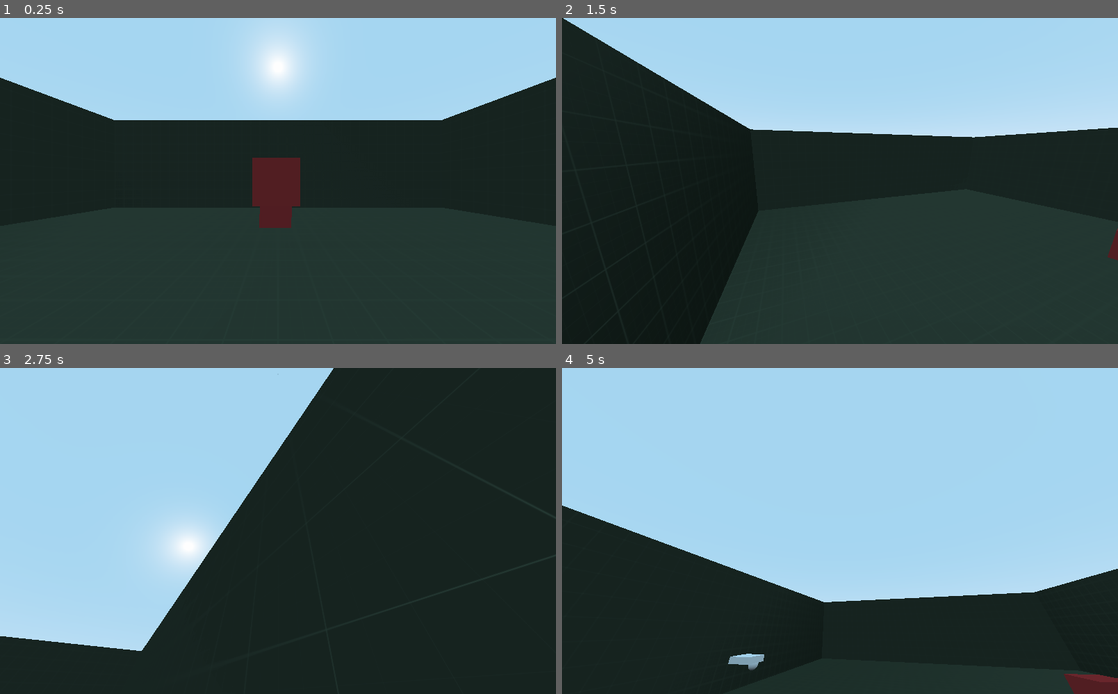
Above: before the commit, frames 1-4 (two rows, left to right).
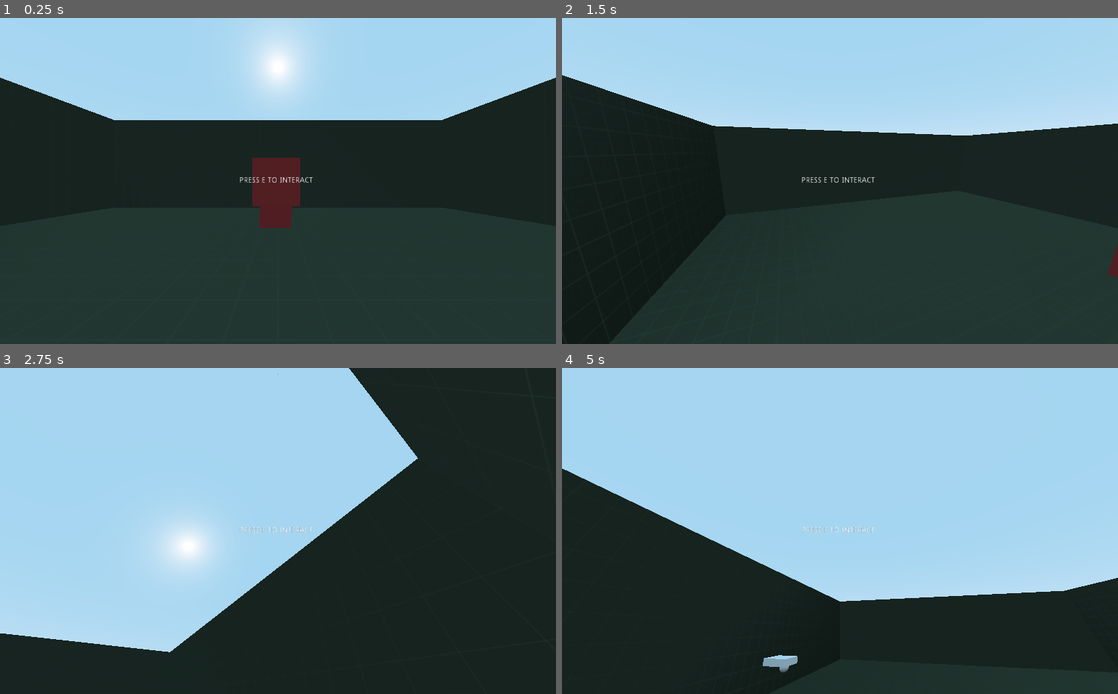
Above: after the commit, the same moments.

Repository: DocentSzachista/PiPG-demo
Game: Godot game, scene res://Main.tscn
Two runs of this game, one before a commit and one after it. Both use one fixed random seed, a clock stepped at 60 frames per second and the inputs below. The project has no main scene, so this scene is started directly.
Inputs (mouse positions are in pixels of both pictures, inside the frame that each line leads up to):
- Up to frame 1 (0.25 s): no input
- Up to frame 2 (1.5 s): tap E (interact) at 0.5, 1.35 s; move the mouse to (962, 164) at 0.52 s; hold D (move_right) 0.53-1.28 s; hold E (interact) 0.53-1.28 s; tap Space (jump) at 0.77 s; move the mouse to (728, 197) at 1.27 s; hold S (move_backward) from 1.28 s (still down)
- Up to frame 3 (2.75 s): tap Space (jump) at 1.52 s; tap E (interact) at 2, 2.3 s; move the mouse to (333, 459) at 2.02 s; release S (move_backward) at 2.03 s; hold D (move_right) from 2.03 s (still down); hold W (move_foward) from 2.03 s (still down)
- Up to frame 4 (5 s): tap E (interact) at 2.75, 2.85, 3.5, 4.55 s; move the mouse to (812, 596) at 2.77 s; release W (move_foward) at 2.78 s; tap Space (jump) at 3.02, 3.77, 4.52 s; move the mouse to (1006, 579) at 3.52 s; release D (move_right) at 3.53 s; hold E (interact) 3.53-4.28 s; hold A (move_left) from 3.53 s (still down); tap Escape (ui_cancel) at 4.15 s; move the mouse to (673, 482) at 4.27 s; tap W (move_foward) at 4.35 s

The runs differ from the first frame. In frame 1, 0.1% of the frame differs, in the area x 43-57%, y 48-51%; in frame 2, 7.2%; in frame 3, 13%, in the area x 0-76%, y 0-88%; in frame 4, 4.6%.

Commit message:
First two puzzles

Diff:
--- /dev/null
+++ b/Demo-version/DemoLvl.tscn
@@ -0,0 +1,100 @@
+[gd_scene load_steps=9 format=2]
+
+[ext_resource path="res://assets/Player/Player.tscn" type="PackedScene" id=1]
+[ext_resource path="res://prototype-graphics/world_triplanar.tres" type="Material" id=2]
+[ext_resource path="res://assets/Interactibles/FloorButton.tscn" type="PackedScene" id=3]
+[ext_resource path="res://assets/Interactibles/Cube.tscn" type="PackedScene" id=4]
+[ext_resource path="res://assets/LevelElements/Bridge.tscn" type="PackedScene" id=5]
+[ext_resource path="res://assets/Interactibles/Terminal.tscn" type="PackedScene" id=6]
+[ext_resource path="res://assets/CommandInterpreter/Commands/MoveCommand.gd" type="Script" id=7]
+
+[sub_resource type="SpatialMaterial" id=1]
+flags_transparent = true
+albedo_color = Color( 0.521569, 0.521569, 0.521569, 0.156863 )
+
+[node name="DemoLvl" type="Spatial"]
+
+[node name="Player" parent="." instance=ExtResource( 1 )]
+transform = Transform( 1, 0, 0, 0, 1, 0, 0, 0, 1, 0.663948, 1.86954, 2.23347 )
+reset_point = Vector3( 0.664, 1.87, 2.233 )
+
+[node name="Level1Stuff" type="Spatial" parent="."]
+
+[node name="FloorButton" parent="Level1Stuff" instance=ExtResource( 3 )]
+transform = Transform( 1, 0, 0, 0, 1, 0, 0, 0, 1, 0, 0, -6 )
+min_mass = 3.0
+
+[node name="Cube" parent="Level1Stuff" instance=ExtResource( 4 )]
+transform = Transform( 1, 0, 0, 0, 1, 0, 0, 0, 1, 5.45566, 0.886458, -7.70492 )
+mass = 2.0
+
+[node name="Cube2" parent="Level1Stuff" instance=ExtResource( 4 )]
+transform = Transform( 1, 0, 0, 0, 1, 0, 0, 0, 1, 4.21841, 0.886458, -6.11185 )
+mass = 2.0
+
+[node name="Bridge" parent="Level1Stuff" instance=ExtResource( 5 )]
+transform = Transform( 1, 0, 0, 0, 1, 0, 0, 0, 10, 0, 0, -20 )
+
+[node name="Level2Stuff" type="Spatial" parent="."]
+
+[node name="Button" parent="Level2Stuff" groups=["move_target"] instance=ExtResource( 3 )]
+transform = Transform( 1, 0, 0, 0, 1, 0, 0, 0, 1, 0, 0, -46 )
+
+[node name="Cube" parent="Level2Stuff" groups=["moveable"] instance=ExtResource( 4 )]
+transform = Transform( 1, 0, 0, 0, 1, 0, 0, 0, 1, -4.70155, 1.94052, -36.115 )
+
+[node name="Terminal" parent="Level2Stuff" instance=ExtResource( 6 )]
+transform = Transform( -4.37114e-08, 0, 1, 0, 1, 0, -1, 0, -4.37114e-08, -3.86309, 2, -40.2144 )
+
+[node name="TestConsole" parent="Level2Stuff/Terminal/ColorRect" index="0"]
+_commands = [ ExtResource( 7 ) ]
+
+[node name="Bridge2" parent="Level2Stuff" instance=ExtResource( 5 )]
+transform = Transform( 1, 0, 0, 0, 1, 0, 0, 0, 10, 0, 0, -60 )
+
+[node name="CSGCombiner" type="CSGCombiner" parent="."]
+use_collision = true
+
+[node name="Platform1" type="CSGBox" parent="CSGCombiner"]
+transform = Transform( 1, 0, 0, 0, 1, 0, 0, 0, 1, 0, -0.5, 0 )
+width = 20.0
+height = 1.0
+depth = 20.0
+material = ExtResource( 2 )
+
+[node name="Platform2" type="CSGBox" parent="CSGCombiner"]
+transform = Transform( 1, 0, 0, 0, 1, 0, 0, 0, 1, 0, -0.5, -40 )
+width = 20.0
+height = 1.0
+depth = 20.0
+material = ExtResource( 2 )
+
+[node name="Platform3" type="CSGBox" parent="CSGCombiner"]
+transform = Transform( 1, 0, 0, 0, 1, 0, 0, 0, 1, 0, -0.5, -80 )
+width = 20.0
+height = 1.0
+depth = 20.0
+material = ExtResource( 2 )
+
+[node name="Cage" type="CSGBox" parent="CSGCombiner"]
+transform = Transform( 1, 0, 0, 0, 1, 0, 0, 0, 1, -5.31339, 2, -36.5825 )
+width = 4.0
+height = 4.0
+depth = 4.0
+material = SubResource( 1 )
+
+[node name="Cage2" type="CSGBox" parent="CSGCombiner/Cage"]
+operation = 1
+width = 3.8
+height = 3.8
+depth = 3.8
+material = SubResource( 1 )
+
+[node name="DirectionalLight" type="DirectionalLight" parent="."]
+transform = Transform( 0.489809, -0.65272, 0.577965, 0, 0.662934, 0.748678, -0.87183, -0.366709, 0.324711, 0, 4.39904, 0 )
+shadow_enabled = true
+
+[connection signal="toggled" from="Level1Stuff/FloorButton" to="Level1Stuff/Bridge" method="toggle_bridge"]
+[connection signal="toggled" from="Level2Stuff/Button" to="Level2Stuff/Bridge2" method="toggle_bridge"]
+
+[editable path="Level2Stuff/Terminal"]
--- a/Demo-version/Main.tscn
+++ b/Demo-version/Main.tscn
@@ -83,6 +83,7 @@
 script = ExtResource( 7 )
 
 [node name="AnimationPlayer" type="AnimationPlayer" parent="MovingPlatform"]
+playback_process_mode = 0
 anims/RESET = SubResource( 7 )
 anims/move = SubResource( 8 )
 
--- a/Demo-version/assets/CommandInterpreter/Commands/CalcCommand.gd
+++ b/Demo-version/assets/CommandInterpreter/Commands/CalcCommand.gd
@@ -2,6 +2,9 @@
 
 func get_name() -> String:
 	return "calc"
+
+func get_help() -> String:
+	return "calc <EXPRESSION>: calculates an expression"
 
 func run(args: Array, enviroment: CommandEnviroment) -> CommandReturnValue:
 	var ret_val := CommandReturnValue.new()
--- a/Demo-version/assets/CommandInterpreter/Commands/EchoCommand.gd
+++ b/Demo-version/assets/CommandInterpreter/Commands/EchoCommand.gd
@@ -2,6 +2,9 @@
 
 func get_name() -> String:
 	return "echo"
+
+func get_help() -> String:
+	return "echo [ARGS...]: prints the arguments to the screen"
 
 func run(args: Array, _enviroment: CommandEnviroment) -> CommandReturnValue:
 	var ret_val := CommandReturnValue.new()
--- a/Demo-version/assets/CommandInterpreter/Commands/GetCommand.gd
+++ b/Demo-version/assets/CommandInterpreter/Commands/GetCommand.gd
@@ -3,11 +3,15 @@
 func get_name() -> String:
 	return "get"
 
+func get_help() -> String:
+	return "get <VARIABLE NAME>: gets the variable value"
+
 func run(args: Array, enviroment: CommandEnviroment) -> CommandReturnValue:
 	var ret_val := CommandReturnValue.new()
 	if len(args) == 0:
-		ret_val.is_valid = false
-		ret_val.result = "get requires one argument with the variable name"
+		ret_val.is_valid = true
+		for v in enviroment._variables:
+			ret_val.result += '%s: %s\n' % [v, enviroment.get_variable(v)]
 	else:
 		ret_val.is_valid = true
 		ret_val.result = enviroment.get_variable(args[0])
--- /dev/null
+++ b/Demo-version/assets/CommandInterpreter/Commands/HelpCommand.gd
@@ -0,0 +1,25 @@
+extends Reference
+
+var commands := []
+
+func get_name() -> String:
+	return "help"
+
+func get_help() -> String:
+	return "help [command_name]: print the help information"
+
+func run(args: Array, _enviroment: CommandEnviroment) -> CommandReturnValue:
+	var ret_val := CommandReturnValue.new()
+	if len(args) == 0:
+		ret_val.is_valid = true
+		for cmd in commands:
+			ret_val.result += "%s\n" % cmd.get_help()
+	else:
+		for cmd in commands:
+			if cmd.get_name() == args[0]:
+				ret_val.is_valid = true
+				ret_val.result = cmd.get_help()
+				return ret_val
+		ret_val.is_valid = false
+		ret_val.result = "'%s' is no a command name"
+	return ret_val
--- /dev/null
+++ b/Demo-version/assets/CommandInterpreter/Commands/MoveCommand.gd
@@ -0,0 +1,55 @@
+extends Reference
+
+func get_name() -> String:
+	return "move"
+
+func get_help() -> String:
+	return "move <OBJ_NAME> <TO_OBJECT>: moves OBJ_NAME to TO_OBJECT"
+
+func run(args: Array, enviroment: CommandEnviroment) -> CommandReturnValue:
+	var ret_val := CommandReturnValue.new()
+	var root = enviroment._variables["_root"]
+	if len(args) == 0:
+		ret_val.is_valid = true
+		ret_val.result = "Moveables:\n"
+		for node in root.get_nodes_in_group("moveable"):
+			ret_val.result += "\t%s\n" % node.name
+		ret_val.result += "Move targets:\n"
+		for node in root.get_nodes_in_group("move_target"):
+			ret_val.result += "\t%s\n" % node.name
+		return ret_val
+
+	if len(args) != 2:
+		ret_val.is_valid = false
+		ret_val.result = "move expects 2 arguments"
+		return ret_val
+
+	var obj = null
+	var to = null
+	for node in root.get_nodes_in_group("moveable"):
+		if obj == null:
+			if node.name == args[0]:
+				obj = node
+		if to == null:
+			if node.name == args[1]:
+				to = node
+	if not to:
+		for node in root.get_nodes_in_group("move_target"):
+			if node.name == args[1]:
+				to = node
+				break
+
+	if not obj:
+		ret_val.is_valid = false
+		ret_val.result = "object '%s' doesn't exist" % args[0]
+		return ret_val
+
+	if not to:
+		ret_val.is_valid = false
+		ret_val.result = "object '%s' doesn't exist" % args[1]
+		return ret_val
+
+	obj.global_transform.origin = to.global_transform.origin + Vector3(0, 2, 0)
+	ret_val.is_valid = true
+	ret_val.result = "moved!"
+	return ret_val
--- a/Demo-version/assets/CommandInterpreter/Commands/SetCommand.gd
+++ b/Demo-version/assets/CommandInterpreter/Commands/SetCommand.gd
@@ -2,6 +2,9 @@
 
 func get_name() -> String:
 	return "set"
+
+func get_help() -> String:
+	return "set <NAME> <VALUE>: sets the variable"
 
 func run(args: Array, enviroment: CommandEnviroment) -> CommandReturnValue:
 	var ret_val := CommandReturnValue.new()
@@ -9,6 +12,10 @@
 		ret_val.is_valid = false
 		ret_val.result = "set requires 2 arguments, the name and the value of the variable"
 	else:
-		enviroment.set_variable(args[0], args[1])
-		ret_val.is_valid = true
+		if args[0].begins_with("_"):
+			ret_val.is_valid = false
+			ret_val.result = "variable names can't start with the underscore '_'"
+		else:
+			enviroment.set_variable(args[0], args[1])
+			ret_val.is_valid = true
 	return ret_val
--- a/Demo-version/assets/CommandInterpreter/Interpreter.gd
+++ b/Demo-version/assets/CommandInterpreter/Interpreter.gd
@@ -104,6 +104,7 @@
 	for command in command_array:
 		assert(command.has_method("get_name"), "Command has to have a 'get_name' method")
 		assert(command.has_method("run"), "Command '%s' has to have a 'run' method" % command.get_name())
+		assert(command.has_method("get_help"), "Command '%s' has to have a 'get_help' method" % command.get_name())
 		_commands[command.get_name()] = command
 
 # Sets the current enviroment on which the commands will be executed on
--- a/Demo-version/assets/CommandInterpreter/TestConsole.gd
+++ b/Demo-version/assets/CommandInterpreter/TestConsole.gd
@@ -4,18 +4,19 @@
 
 var _interpreter := Interpreter.new()
 var _env := CommandEnviroment.new()
-var _commands := [
-	preload("res://assets/CommandInterpreter/Commands/EchoCommand.gd").new(),
-	preload("res://assets/CommandInterpreter/Commands/SetCommand.gd").new(),
-	preload("res://assets/CommandInterpreter/Commands/GetCommand.gd").new(),
-	preload("res://assets/CommandInterpreter/Commands/CalcCommand.gd").new(),
-]
+export(Array, Script) var _commands := []
 
 func _display_text(text: String) -> void:
 	console.text += "%s\n" % text
 
 func _ready() -> void:
+	for i in len(_commands):
+		_commands[i] = _commands[i].new()
+
+	_commands.push_front(preload("res://assets/CommandInterpreter/Commands/HelpCommand.gd").new())
+	_commands[0].commands = _commands
 	_interpreter.load_commands(_commands)
+	_env._variables["_root"] = get_tree()
 	_env.set_display_callback(funcref(self, "_display_text"))
 	_interpreter.set_enviroment(_env)
 
--- /dev/null
+++ b/Demo-version/assets/Interactibles/Cube.gd
@@ -0,0 +1,10 @@
+extends RigidBody
+
+export(float) var reset_height := -10
+
+onready var reset_point := global_transform.origin
+
+func _physics_process(delta: float) -> void:
+	if global_transform.origin.y <= reset_height:
+		global_transform.origin = reset_point
+		linear_velocity = Vector3.ZERO
--- /dev/null
+++ b/Demo-version/assets/Interactibles/Cube.tscn
@@ -0,0 +1,20 @@
+[gd_scene load_steps=5 format=2]
+
+[ext_resource path="res://prototype-graphics/prot_dark_mat.tres" type="Material" id=1]
+[ext_resource path="res://assets/Interactibles/Cube.gd" type="Script" id=2]
+
+[sub_resource type="BoxShape" id=1]
+extents = Vector3( 0.5, 0.5, 0.5 )
+
+[sub_resource type="CubeMesh" id=2]
+size = Vector3( 1, 1, 1 )
+
+[node name="Cube" type="RigidBody"]
+script = ExtResource( 2 )
+
+[node name="CollisionShape" type="CollisionShape" parent="."]
+shape = SubResource( 1 )
+
+[node name="MeshInstance" type="MeshInstance" parent="."]
+mesh = SubResource( 2 )
+material/0 = ExtResource( 1 )
--- /dev/null
+++ b/Demo-version/assets/Interactibles/FloorButton.gd
@@ -0,0 +1,37 @@
+extends Spatial
+
+const ON_MATERIAL := preload("res://prototype-graphics/FloorButtonOn.tres")
+const OFF_MATERIAL := preload("res://prototype-graphics/FloorButtonOff.tres")
+
+signal toggled(state)
+
+export(float) var min_mass := 1
+
+onready var area := $Area
+onready var button_mesh := $GFX/MeshInstance2
+
+var state := false
+
+func _check_state() -> void:
+	var current_mass := 0
+	for body in area.get_overlapping_bodies():
+		if body is RigidBody:
+			current_mass += body.mass
+		elif body is KinematicBody:
+			current_mass = min_mass + 1
+	if current_mass >= min_mass:
+		if not state:
+			state = true
+			button_mesh.material_override = ON_MATERIAL
+			emit_signal("toggled", state)
+	else:
+		if state:
+			state = false
+			button_mesh.material_override = OFF_MATERIAL
+			emit_signal("toggled", state)
+
+func _on_Area_body_entered(_body: Node) -> void:
+	_check_state()
+
+func _on_Area_body_exited(_body: Node) -> void:
+	_check_state()
--- /dev/null
+++ b/Demo-version/assets/Interactibles/FloorButton.tscn
@@ -0,0 +1,51 @@
+[gd_scene load_steps=7 format=2]
+
+[ext_resource path="res://assets/Interactibles/FloorButton.gd" type="Script" id=1]
+[ext_resource path="res://prototype-graphics/FloorButtonOff.tres" type="Material" id=2]
+
+[sub_resource type="CylinderMesh" id=1]
+height = 0.2
+
+[sub_resource type="CylinderMesh" id=2]
+top_radius = 0.9
+bottom_radius = 0.9
+height = 0.2
+
+[sub_resource type="CylinderShape" id=4]
+height = 0.3
+
+[sub_resource type="CylinderShape" id=5]
+radius = 0.9
+
+[node name="FloorButton" type="Spatial"]
+script = ExtResource( 1 )
+
+[node name="GFX" type="StaticBody" parent="."]
+
+[node name="MeshInstance" type="MeshInstance" parent="GFX"]
+transform = Transform( 1, 0, 0, 0, 1, 0, 0, 0, 1, 0, 0.1, 0 )
+mesh = SubResource( 1 )
+skeleton = NodePath("../..")
+material/0 = null
+
+[node name="MeshInstance2" type="MeshInstance" parent="GFX"]
+transform = Transform( 1, 0, 0, 0, 1, 0, 0, 0, 1, 0, 0.193927, 0 )
+mesh = SubResource( 2 )
+skeleton = NodePath("../..")
+material/0 = ExtResource( 2 )
+
+[node name="CollisionShape" type="CollisionShape" parent="GFX"]
+transform = Transform( 1, 0, 0, 0, 1, 0, 0, 0, 1, 0, 0.15, 0 )
+shape = SubResource( 4 )
+
+[node name="Area" type="Area" parent="."]
+collision_layer = 2
+input_ray_pickable = false
+monitorable = false
+
+[node name="CollisionShape" type="CollisionShape" parent="Area"]
+transform = Transform( 1, 0, 0, 0, 1, 0, 0, 0, 1, 0, 1.334, 0 )
+shape = SubResource( 5 )
+
+[connection signal="body_entered" from="Area" to="." method="_on_Area_body_entered"]
+[connection signal="body_exited" from="Area" to="." method="_on_Area_body_exited"]
--- /dev/null
+++ b/Demo-version/assets/Interactibles/Terminal.gd
@@ -0,0 +1,24 @@
+extends StaticBody
+
+const interactible_text := "Terminal"
+
+var enabled := false
+var player : Player
+
+onready var console := $ColorRect
+
+func _ready() -> void:
+	console.visible = false
+
+func _toggle_state(enable: bool) -> void:
+	player.toggle_controlls(not enable)
+	enabled = enable
+	console.visible = enable
+
+func interact(player: Player) -> void:
+	self.player = player
+	_toggle_state(true)
+
+func _unhandled_input(event: InputEvent) -> void:
+	if enabled and event.is_action_pressed("ui_cancel"):
+		_toggle_state(false)
--- /dev/null
+++ b/Demo-version/assets/Interactibles/Terminal.tscn
@@ -0,0 +1,33 @@
+[gd_scene load_steps=7 format=2]
+
+[ext_resource path="res://assets/CommandInterpreter/TestConsole.tscn" type="PackedScene" id=1]
+[ext_resource path="res://assets/Interactibles/Terminal.gd" type="Script" id=2]
+[ext_resource path="res://assets/CommandInterpreter/Commands/EchoCommand.gd" type="Script" id=3]
+
+[sub_resource type="CubeMesh" id=1]
+size = Vector3( 1.701, 1, 0.2 )
+
+[sub_resource type="SpatialMaterial" id=2]
+albedo_color = Color( 0, 0, 0, 1 )
+metallic_specular = 0.94
+
+[sub_resource type="BoxShape" id=3]
+extents = Vector3( 0.851, 0.5, 0.1 )
+
+[node name="Terminal" type="StaticBody" groups=["interactibles"]]
+script = ExtResource( 2 )
+
+[node name="MeshInstance" type="MeshInstance" parent="."]
+mesh = SubResource( 1 )
+material/0 = SubResource( 2 )
+
+[node name="CollisionShape" type="CollisionShape" parent="."]
+shape = SubResource( 3 )
+
+[node name="ColorRect" type="ColorRect" parent="."]
+anchor_right = 1.0
+anchor_bottom = 1.0
+color = Color( 0, 0, 0, 1 )
+
+[node name="TestConsole" parent="ColorRect" instance=ExtResource( 1 )]
+_commands = [ ExtResource( 3 ) ]
--- /dev/null
+++ b/Demo-version/assets/LevelElements/Bridge.gd
@@ -0,0 +1,8 @@
+extends StaticBody
+
+func _ready() -> void:
+	toggle_bridge(false)
+
+func toggle_bridge(state: bool) -> void:
+	visible = state
+	$CollisionShape.disabled = not state
--- /dev/null
+++ b/Demo-version/assets/LevelElements/Bridge.tscn
@@ -0,0 +1,22 @@
+[gd_scene load_steps=5 format=2]
+
+[ext_resource path="res://assets/LevelElements/Bridge.gd" type="Script" id=1]
+[ext_resource path="res://prototype-graphics/world_triplanar.tres" type="Material" id=2]
+
+[sub_resource type="CubeMesh" id=1]
+size = Vector3( 2, 0.5, 2 )
+
+[sub_resource type="BoxShape" id=2]
+extents = Vector3( 1, 0.25, 1 )
+
+[node name="Bridge" type="StaticBody"]
+script = ExtResource( 1 )
+
+[node name="MeshInstance" type="MeshInstance" parent="."]
+transform = Transform( 1, 0, 0, 0, 1, 0, 0, 0, 1, 0, -0.25, 0 )
+mesh = SubResource( 1 )
+material/0 = ExtResource( 2 )
+
+[node name="CollisionShape" type="CollisionShape" parent="."]
+transform = Transform( 1, 0, 0, 0, 1, 0, 0, 0, 1, 0, -0.25, 0 )
+shape = SubResource( 2 )
--- a/Demo-version/assets/Player/InteractionHandler.gd
+++ b/Demo-version/assets/Player/InteractionHandler.gd
@@ -3,15 +3,22 @@
 export var drop_distance := 1.5
 export var max_grab_mass := 2.0
 export var velocity_mult := 1.0
+export(NodePath) var player_path
 
 onready var _raycast := $InteractionRayCast
-onready var _interaction_label = get_node("/root/Main/Control/InteractionLabel")
+#onready var _interaction_label = get_node("/root/Main/Control/InteractionLabel")
 
 var _picked_object : RigidBody
 var _last_interact_obj = null
+var _intract_pressed := false
+onready var _player := get_node(player_path)
 # Called when the node enters the scene tree for the first time.
 func _ready():
 	_set_text(null) # Replace with function body.
+
+func _input(event: InputEvent) -> void:
+	if _player._has_input:
+		_intract_pressed = event.is_action_pressed("interact")
 
 func _physics_process(_delta : float):
 	if _picked_object == null:
@@ -22,34 +29,35 @@
 
 # check for items that can be interacted with
 func _check_interactions()->void:
-
 	if  _raycast.is_colliding() :
 		var collider = _raycast.get_collider()
 		if   collider is RigidBody:
 
 			if collider.mass <= max_grab_mass:
 				_set_text("Press E to pickup box")
-				if Input.is_action_just_pressed("interact"):
+				if _intract_pressed:
 					_picked_object = collider as RigidBody
 					_raycast.enabled = false
 			else :
 				_set_text("Too heavy")
 		elif collider.is_in_group("interactibles")  && collider.has_method("interact") :
 			_set_text("Press E to interact with %s" %collider.interactible_text)
-			if Input.is_action_just_pressed("interact"):
-				collider.interact()
+			if _intract_pressed:
+				collider.interact(_player)
 	else:
 		_set_text(null)
+	_intract_pressed = false
 
 
 
 # Updates the held rigidbody velocity and held state
 func _update_held_rb() -> void:
 	var direction := global_transform.origin - _picked_object.global_transform.origin
-	if direction.length() > drop_distance:
+	if direction.length() > drop_distance or _intract_pressed:
 		_drop_rb()
 	else:
 		_picked_object.linear_velocity =  direction * velocity_mult / 2
+	_intract_pressed = false
 
 # Drops the held rigidbody
 func _drop_rb() -> void:
@@ -58,9 +66,10 @@
 
 
 func _set_text(text)->void:
-	if text == null:
-		_interaction_label.set_text("")
-		_interaction_label.set_visible(false)
-	else:
-		_interaction_label.set_text(text)
-		_interaction_label.set_visible(true)
+	pass
+#	if text == null:
+#		_interaction_label.set_text("")
+#		_interaction_label.set_visible(false)
+#	else:
+#		_interaction_label.set_text(text)
+#		_interaction_label.set_visible(true)
--- a/Demo-version/assets/Player/Player.gd
+++ b/Demo-version/assets/Player/Player.gd
@@ -1,3 +1,4 @@
+class_name Player
 extends KinematicBody
 # EXPORT VARIABLES #
 export var speed := 10.0
@@ -7,20 +8,25 @@
 export var gravity := 20.0
 export var sensitivity := 1.0
 export var push_strength = 2.0
+
+export(Vector3) var reset_point := Vector3.ZERO
+export (float) var reset_height := -10
+
 # SCRIPT VARIABLES
 var _velocity = Vector3.ZERO
 
 var _jumped = false
 var lookSensitivity = 10.0
 var sensivity_factor = 0.35
+var _has_input := true
 onready var _head := $Head
 
 # SYSTEM VARIABLES
 
-func _ready():
-	pass # Replace with function body.
+func _input(event):
+	if not _has_input:
+		return
 
-func _input(event):
 	if event is InputEventMouseMotion:
 		rotate_y(deg2rad(-event.relative.x * sensitivity * sensivity_factor))
 		_head.rotate_x(deg2rad(-event.relative.y * sensitivity * sensivity_factor) )
@@ -28,8 +34,10 @@
 	if event.is_action_pressed("jump"):
 		_jumped = true
 
-
 func _physics_process(delta) -> void:
+	if global_transform.origin.y <= reset_height:
+		global_transform.origin = reset_point
+		_velocity = Vector3.ZERO
 
 	var snap = Vector3.ZERO
 	var acc = in_air_acceleration
@@ -42,8 +50,11 @@
 		if _jumped :
 			curr_y = sqrt(2 * jump_height * gravity)
 			_jumped = false
+		else:
+			snap = -get_floor_normal()
+			curr_y = 0
 	else:
-			curr_y -= gravity * delta
+		curr_y -= gravity * delta
 
 	#
 	_velocity = _velocity.linear_interpolate( _get_move_dir() * speed, acc * delta)
@@ -52,11 +63,21 @@
 	_push_rigid_bodies()
 
 ##
+#	PUBLIC SECTION
+##
+
+func toggle_controlls(enable: bool) -> void:
+	_has_input = enable
+
+##
 #   PRIVATE SECTION
 ##
 
 # function to process user movement direction
 func _get_move_dir() -> Vector3:
+	if not _has_input:
+		return Vector3.ZERO
+
 	var move_direction = Vector3()
 	move_direction.x = Input.get_action_strength("move_right") - Input.get_action_strength("move_left")
 	move_direction.z = Input.get_action_strength("move_backward") - Input.get_action_strength("move_foward")
--- a/Demo-version/assets/Player/Player.tscn
+++ b/Demo-version/assets/Player/Player.tscn
@@ -7,9 +7,10 @@
 radius = 0.41868
 height = 1.00024
 
-[node name="Player" type="KinematicBody"]
+[node name="Player" type="KinematicBody" groups=["move_target"]]
 transform = Transform( 1, 0, 0, 0, 1, 0, 0, 0, 1, 0, 0.410844, 0 )
 script = ExtResource( 1 )
+speed = 7.0
 
 [node name="Head" type="Spatial" parent="."]
 transform = Transform( 1, 0, 0, 0, 1, 0, 0, 0, 1, 0, 0.924449, 0 )
@@ -21,7 +22,9 @@
 [node name="Spatial" type="Spatial" parent="Head"]
 transform = Transform( 1, 0, 0, 0, 1, 0, 0, 0, 1, 0, 0.003, -1.5 )
 script = ExtResource( 2 )
+max_grab_mass = 5.0
 velocity_mult = 10.0
+player_path = NodePath("../..")
 
 [node name="InteractionRayCast" type="RayCast" parent="Head/Spatial"]
 transform = Transform( 1, 0, 0, 0, 1, 0, 0, 0, 1, 0, 0, 1.5 )
--- a/Demo-version/project.godot
+++ b/Demo-version/project.godot
@@ -23,11 +23,17 @@
 "class": "Interpreter",
 "language": "GDScript",
 "path": "res://assets/CommandInterpreter/Interpreter.gd"
+}, {
+"base": "KinematicBody",
+"class": "Player",
+"language": "GDScript",
+"path": "res://assets/Player/Player.gd"
 } ]
 _global_script_class_icons={
 "CommandEnviroment": "",
 "CommandReturnValue": "",
-"Interpreter": ""
+"Interpreter": "",
+"Player": ""
 }
 
 [application]
--- /dev/null
+++ b/Demo-version/prototype-graphics/FloorButtonOff.tres
@@ -0,0 +1,4 @@
+[gd_resource type="SpatialMaterial" format=2]
+
+[resource]
+albedo_color = Color( 1, 0, 0, 1 )
--- /dev/null
+++ b/Demo-version/prototype-graphics/FloorButtonOn.tres
@@ -0,0 +1,4 @@
+[gd_resource type="SpatialMaterial" format=2]
+
+[resource]
+albedo_color = Color( 0, 1, 0, 1 )
--- a/Demo-version/prototype-graphics/world_triplanar.tres
+++ b/Demo-version/prototype-graphics/world_triplanar.tres
@@ -1,6 +1,6 @@
 [gd_resource type="SpatialMaterial" load_steps=2 format=2]
 
-[ext_resource path="res://Prototyping/prot_dark.png" type="Texture" id=1]
+[ext_resource path="res://prototype-graphics/prot_dark.png" type="Texture" id=1]
 
 [resource]
 flags_world_triplanar = true
